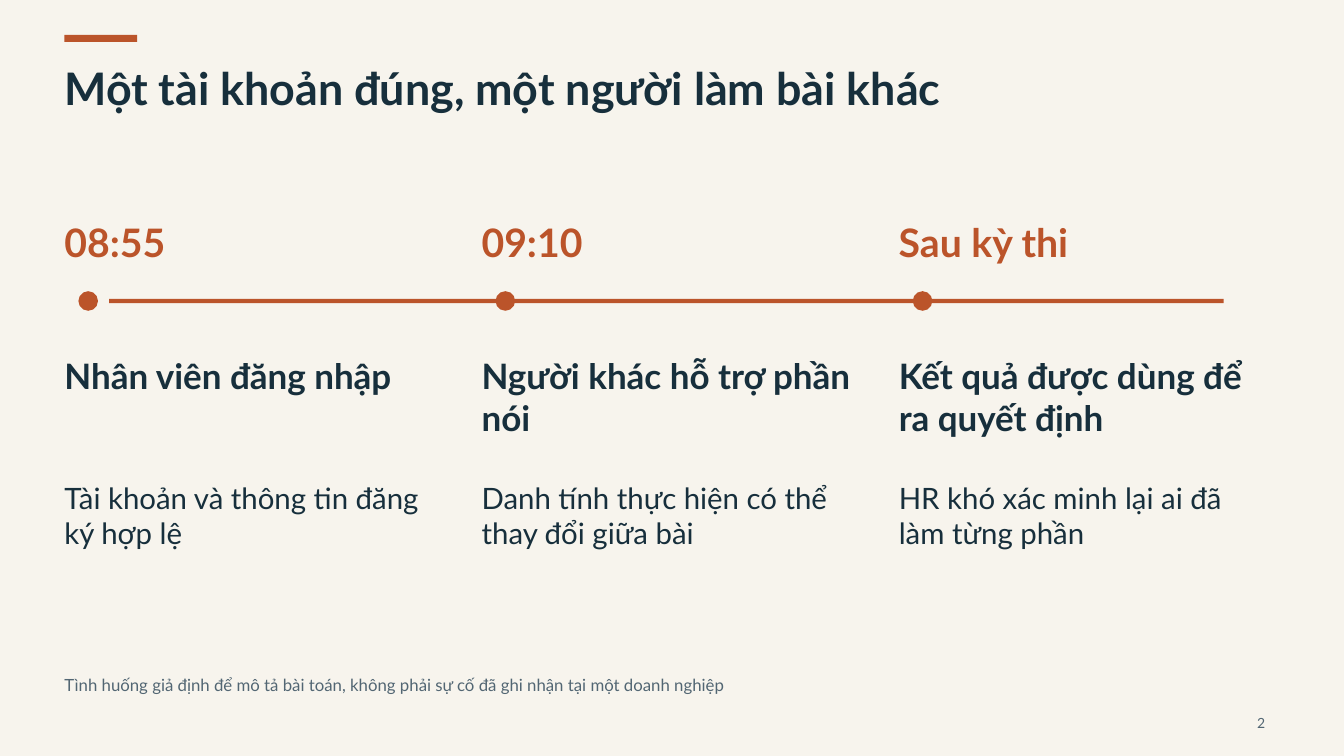
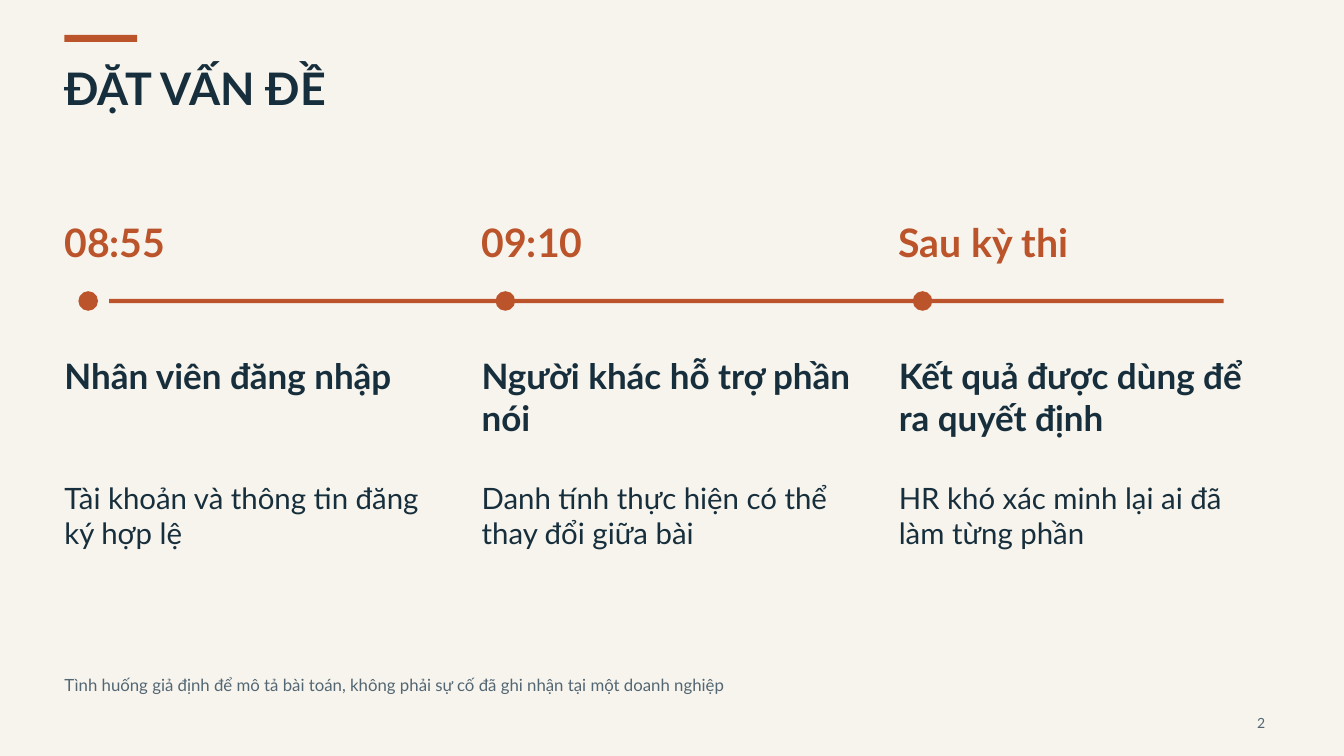
Before and after one commit to FSB-MSA36HN/DDM501-face-voice-proctoring, a slide deck: slide 2 of docs/presentation/DDM501_Defense_15p_Demo13p_QA10p.pptx. Drawn at 1344x756 pixels with LibreOffice and Linux fonts; fonts in the diff are those of the drawing. Boxes give left, top, right and bottom in pixels: in the first picture for what was removed or moved away, otherwise in the second. Text is boxed around its words. In the diff, an @@ line names an element or a change of style, - is before the commit and + after.

```diff
--- a/docs/presentation/DDM501_Defense_15p_Demo13p_QA10p.pptx
+++ b/docs/presentation/DDM501_Defense_15p_Demo13p_QA10p.pptx
@@ text at box(64, 66, 326, 114): text changed @@
-Một tài khoản đúng, một người làm bài khác
+ĐẶT VẤN ĐỀ
```
Also in this commit, not shown: 31 other slides changed, 2 other files.
